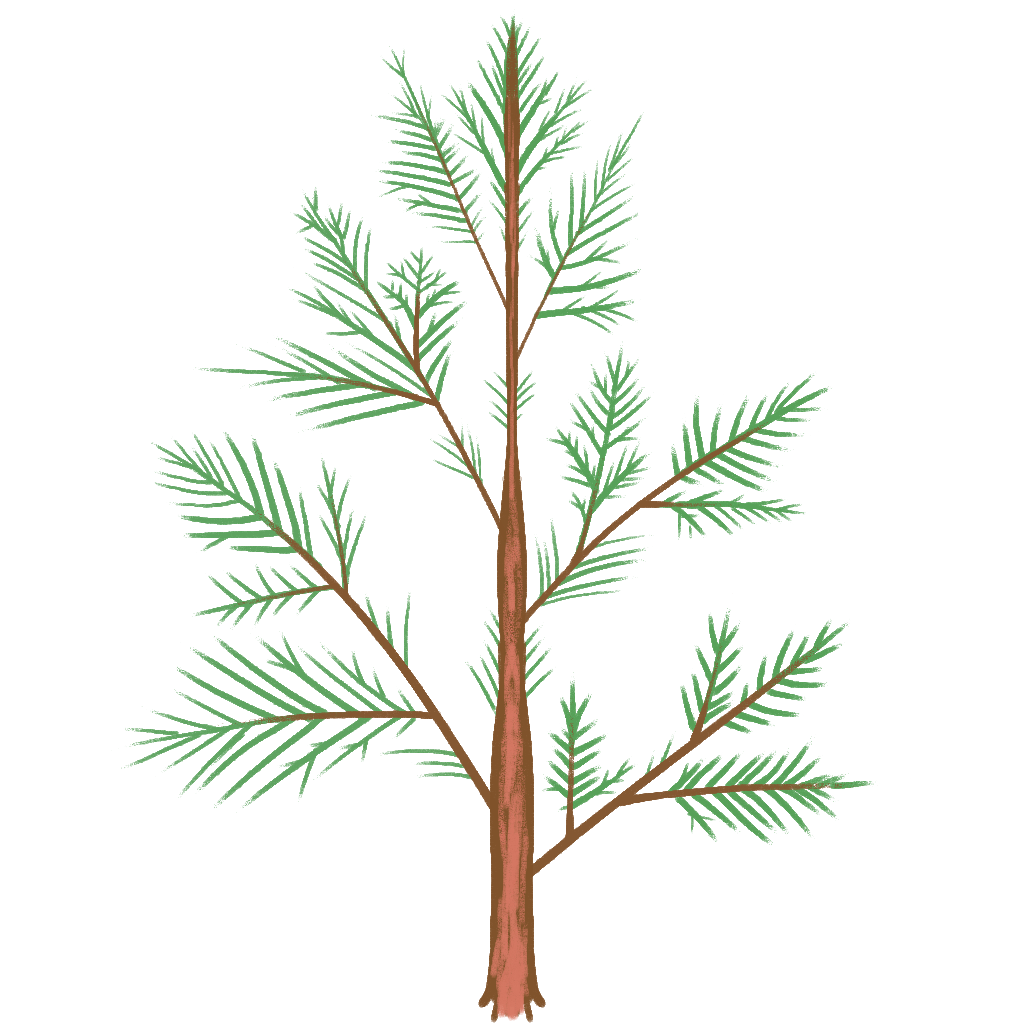
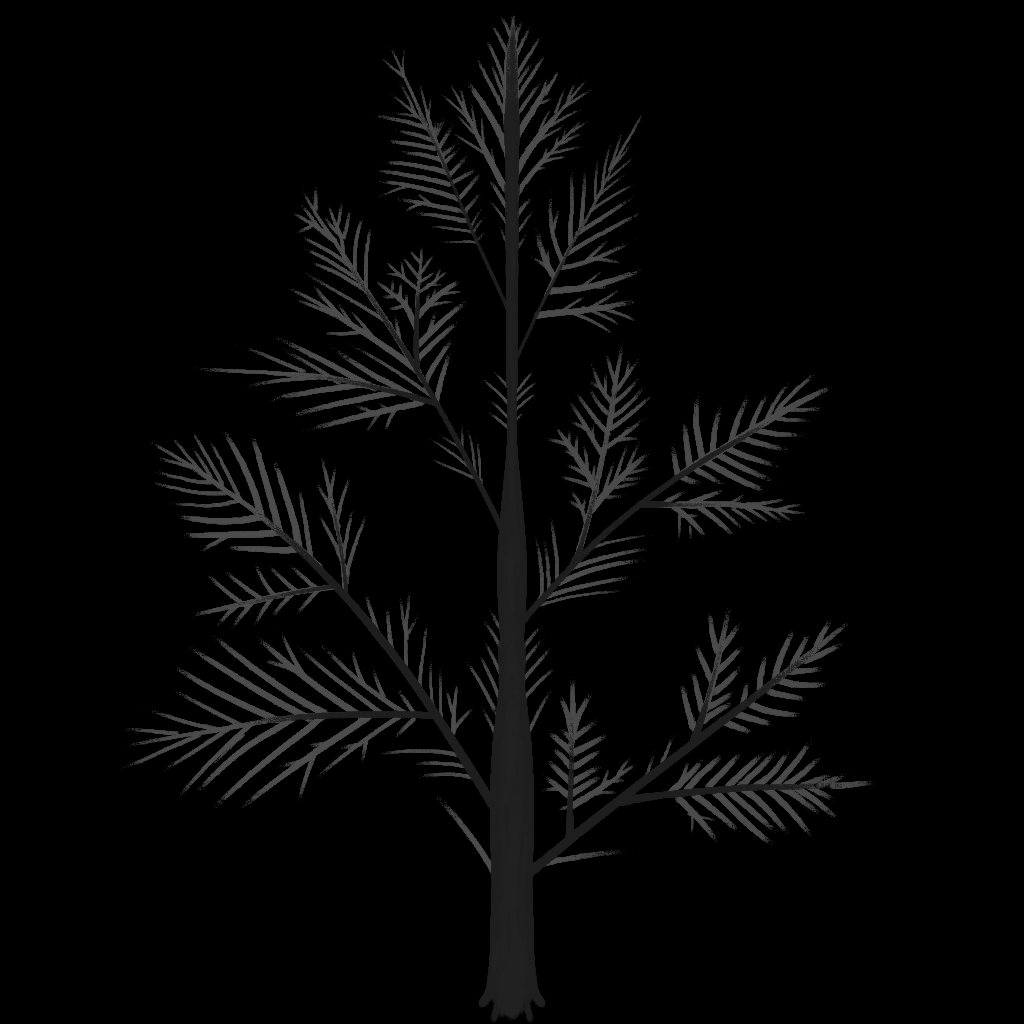
Layered file, before and after one edit (w=1024, h=1024). Changes by layer:
added group "specular" with 3 layers above "diffuse" over bbox(0, 0, 1024, 1024)
added layer "sub-branches" (1st of 2, in "specular") in group "specular" over bbox(128, 0, 960, 1024)
added layer "needles" (1st of 2, in "specular") in group "specular" over bbox(64, 0, 896, 960)
added layer "Paint Layer 1" in group "specular" over bbox(0, 0, 1024, 1024)
added group "diffuse" with 3 layers above "Background" over bbox(64, 0, 960, 1024)
renamed "Paint Layer 1" to "branches", moved it into group "diffuse", painted on it over bbox(448, 0, 576, 1024)
renamed "Paint Layer 2" to "sub-branches", moved it into group "diffuse", painted on it over bbox(128, 0, 960, 896)
renamed "Paint Layer 3" to "needles", moved it into group "diffuse", painted on it over bbox(64, 0, 896, 960)
